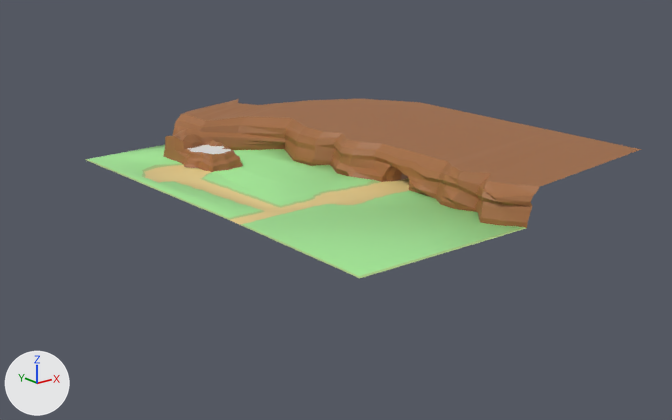
Renders of the Blender file TresFabulasGeniales/Assets/Modelos/entorno/segundaHistoria/primera_escena.blend from each side of a commit.
One viewpoint serves both versions: a camera (50 mm lens) standing at (-756.0, -1140.0, 397.0) and looking at (175.0, 25.0, -68.0). The axes (+X, +Y, +Z) are drawn at lower left. The lights are the same throughout.

The older version as bpy lines, for what is in view:
```python
mat_material_004 = principled_material('Material.004')
mat_material_004.base_color = (0.8, 0.8, 0.8)  # white #e7e7e7
me_plane = bpy.data.meshes.new('Plane')
me_plane.from_pydata(...)  # 977 vertices, 806 faces; spans x -4.74..1.12, y -2.36..2.67, z -0.04..0.6
# faces by material slot: [266, 11, 2, 495, 32]
me_plane.materials.append(mat_material_001)  # green #abca81
me_plane.materials.append(mat_material_002)  # yellow #e7ce89
me_plane.materials.append(mat_material_003)  # green #a3e795
me_plane.materials.append(mat_material)  # brown #a36a3d
me_plane.materials.append(mat_material_004)  # white #e7e7e7
ob_plane = bpy.data.objects.new('Plane', me_plane)
ob_plane.location = (0.0, 0.0, 0.0)
ob_plane.scale = (-106.0, 157.0, 91.7)
```
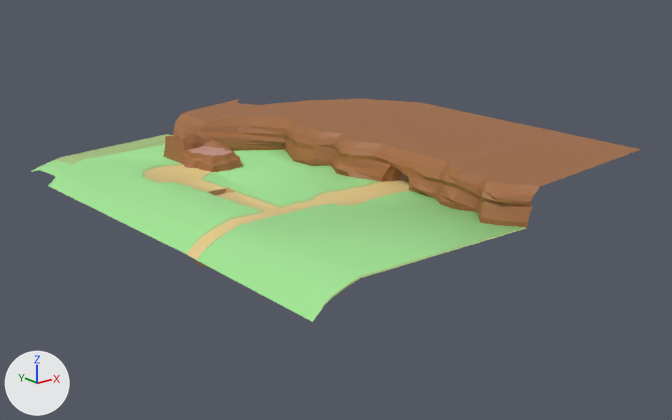
Pixel boxes (x1, y1, x2, y2) of what changed, in the pictures (672 x 420 px; the box of a moved part takes in the faces that stretch with it):
```json
{"object": "Plane", "change": "recoloured, reshaped", "before": [86, 99, 641, 278], "after": [31, 99, 641, 322], "on screen": "10% wider, 24% taller"}
{"part": 1, "of": "me_plane", "change": "moved or reshaped", "before": [86, 142, 409, 225], "after": [31, 134, 409, 322]}
```

The change, as JSON lines over the scene's bpy script:
```json
{"op": "set", "path": "mat_material_004.base_color", "old": "(0.8, 0.8, 0.8)", "new": "(0.604, 0.307, 0.251)", "note": "white #e7e7e7 -> pink #cc9689"}
{"op": "add", "block": "mat_material_005", "code": ["mat_material_005 = principled_material('Material.005')", "mat_material_005.base_color = (0.581, 0.346, 0.125)  # orange #c99f63"]}
{"op": "add", "block": "mat_material_006", "code": ["mat_material_006 = principled_material('Material.006')", "mat_material_006.base_color = (0.528, 0.528, 0.528)  # light grey #c0c0c0"]}
{"block": "me_plane", "where": "# used by ob_plane; location = (0.0, 0.0, 0.0); scale = (-106.0, 157.0, 91.7)"}
{"op": "remove", "block": "me_plane", "code": "me_plane.from_pydata(...)  # 977 vertices, 806 faces; spans x -4.74..1.12, y -2.36..2.67, z -0.04..0.6"}
{"op": "add", "block": "me_plane", "code": "me_plane.from_pydata(...)  # 1122 vertices, 953 faces; spans x -4.74..1.77, y -2.36..3.03, z -1.41..0.6"}
{"block": "me_plane", "change": "me_plane part 1: 172 vertices moved from x -1.81..0.9, y -0.55..2.09, z -0.02..0.28 to x -1.81..0.9, y -0.55..2.09, z -0.03..0.25; 5 vertices removed from x -0.8..1.11, y 0.23..2.32, z -0.01..0.02; 150 vertices added at x -0.82..1.77, y -2.36..3.03, z -1.41..0.06"}
{"op": "add", "block": "me_plane", "code": "me_plane.materials.append(mat_material_005)  # orange #c99f63"}
{"op": "add", "block": "me_plane", "code": "me_plane.materials.append(mat_material_006)  # light grey #c0c0c0"}
```
